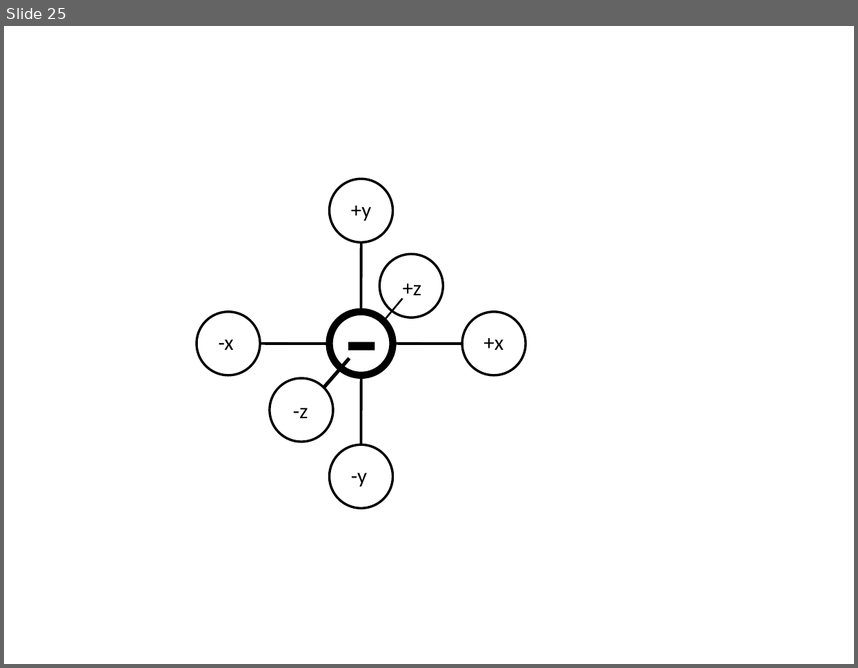
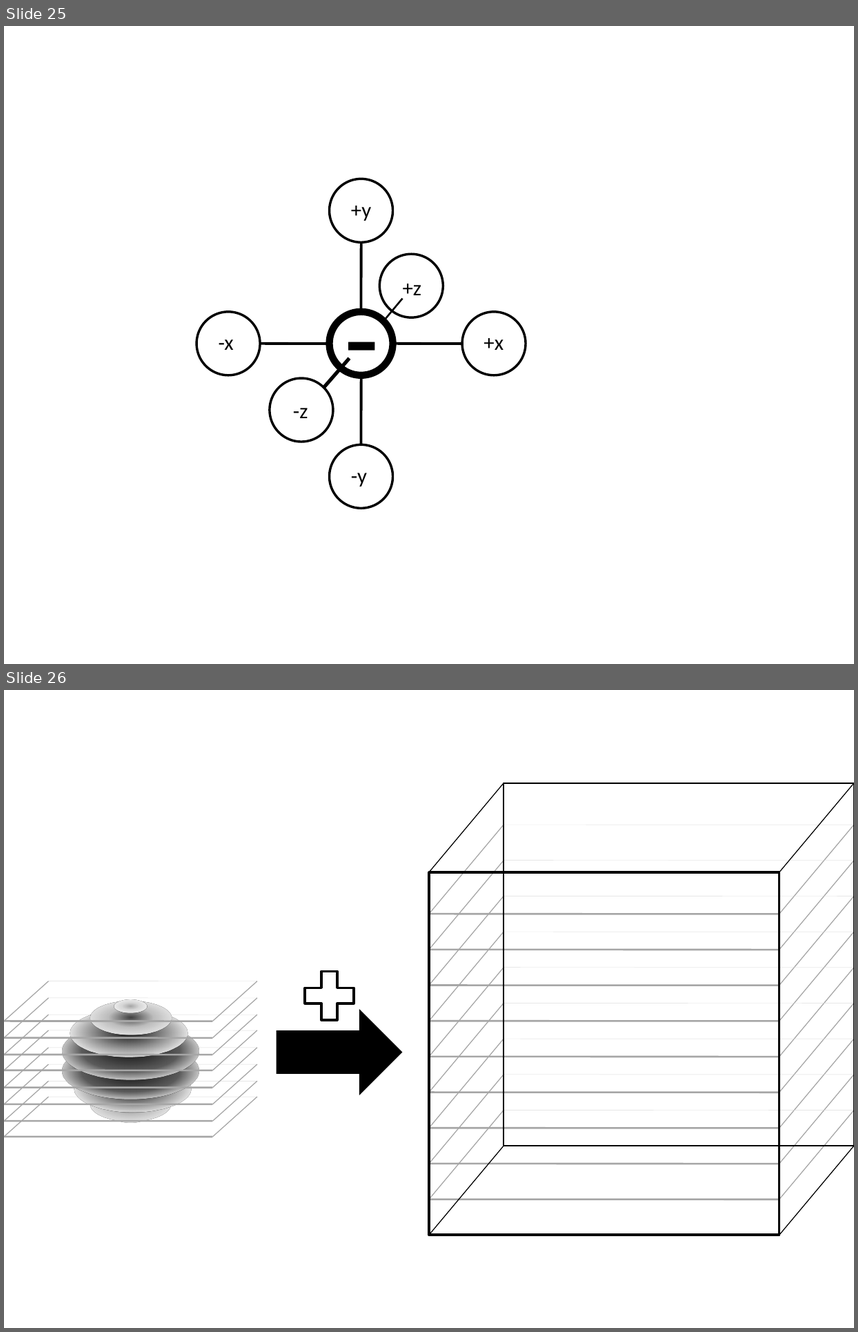
Before and after one commit to pflaumental/fluid-particles, a slide deck: thesis/drawings.pptx. Shown one above the other, each under a label of ours: slide 25 before the commit, slides 25 and 26 after it. The pictures are 858x668 and 858x1332 pixels, drawn with LibreOffice and Linux fonts; fonts in the diff are those of the drawing. Boxes give left, top, right and bottom in pixels: in the first picture for what was removed or moved away, otherwise in the second. Text is boxed around its words. In the diff, an @@ line names an element or a change of style, - is before the commit and + after.

```diff
--- a/thesis/drawings.pptx
+++ b/thesis/drawings.pptx
@@ slide 26 added at bbox=[4, 690, 854, 1328], background #FFFFFF @@
@@ plus sign added at bbox=[297, 962, 363, 1028], fill #FFFFFF, outline #000000 2 pt @@
@@ right arrow added at bbox=[276, 1009, 402, 1096], fill #000000 @@
@@ group added at bbox=[4, 976, 257, 1147]: 32 lines, 8 ellipses @@
@@ group added at bbox=[429, 782, 854, 1235]: 40 lines, 2 rectangles @@
```
Also in this commit, not shown: 1 other file.
